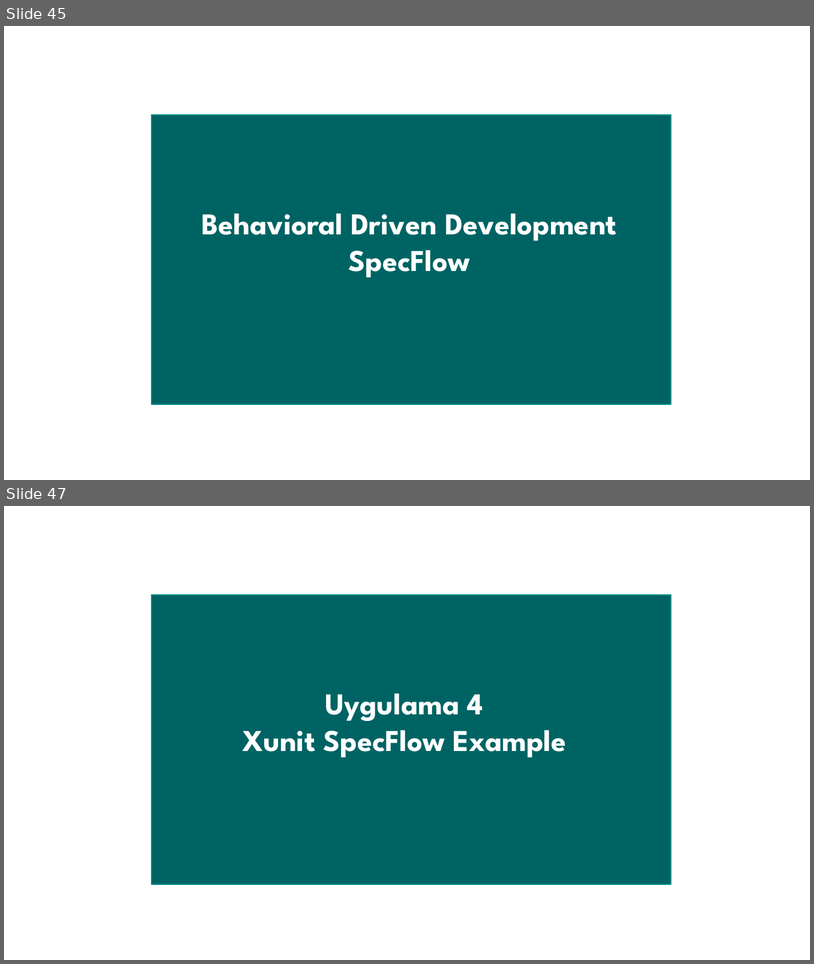
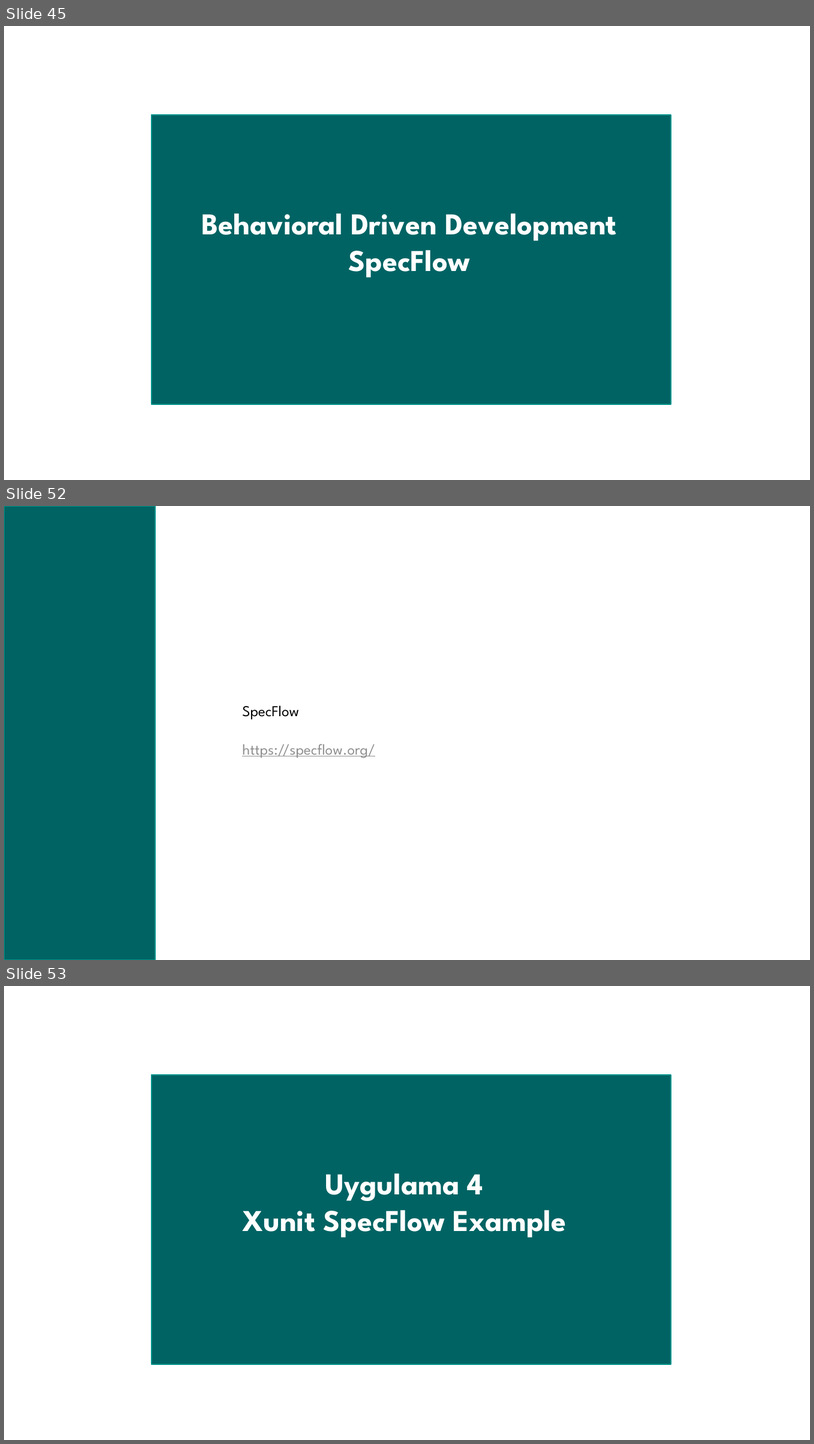
Before and after one commit to arifcakir/dotnettest, a slide deck: TestingAndBestPractices.pptx. Shown one above the other, each under a label of ours: slides 45 and 47 before the commit, slides 45, 52 and 53 after it; the slides between them are not shown. The pictures are 814x964 and 814x1444 pixels, drawn with LibreOffice and Linux fonts; fonts in the diff are those of the drawing. Boxes give left, top, right and bottom in pixels: in the first picture for what was removed or moved away, otherwise in the second. Text is boxed around its words. In the diff, an @@ line names an element or a change of style, - is before the commit and + after.

Commit message:
specflow eklendi

```diff
--- a/TestingAndBestPractices.pptx
+++ b/TestingAndBestPractices.pptx
@@ slide 52 added at bbox=[4, 506, 810, 960], background #FFFFFF @@
@@ rectangle added at bbox=[4, 506, 155, 960], fill #006363, outline #00928A 1.25 pt @@
@@ text added at bbox=[242, 705, 299, 720], 18 pt, text #000000 @@
+SpecFlow
@@ text added at bbox=[242, 744, 375, 758], 18 pt, text #8F8F8F, underline @@
+https://specflow.org/
@@ what was slide 47 is now slide 53 @@
```
Also in this commit, not shown: 3 slides changed, 11 other slides added, 2 slides removed, 1 other file.
